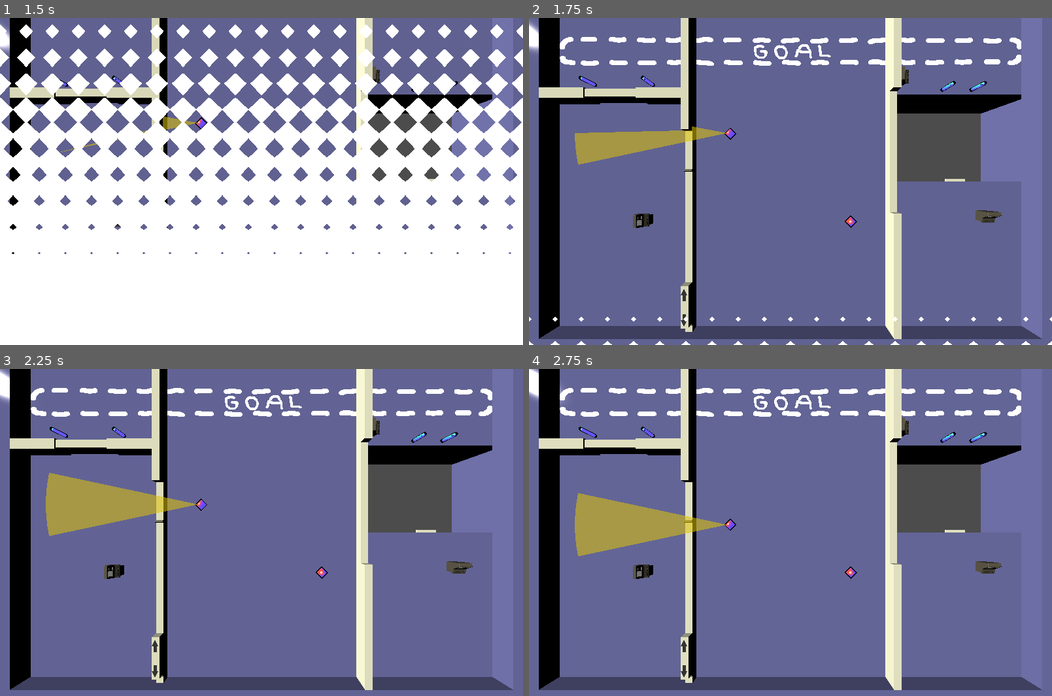
Above: before the commit, frames 1-4 (two rows, left to right).
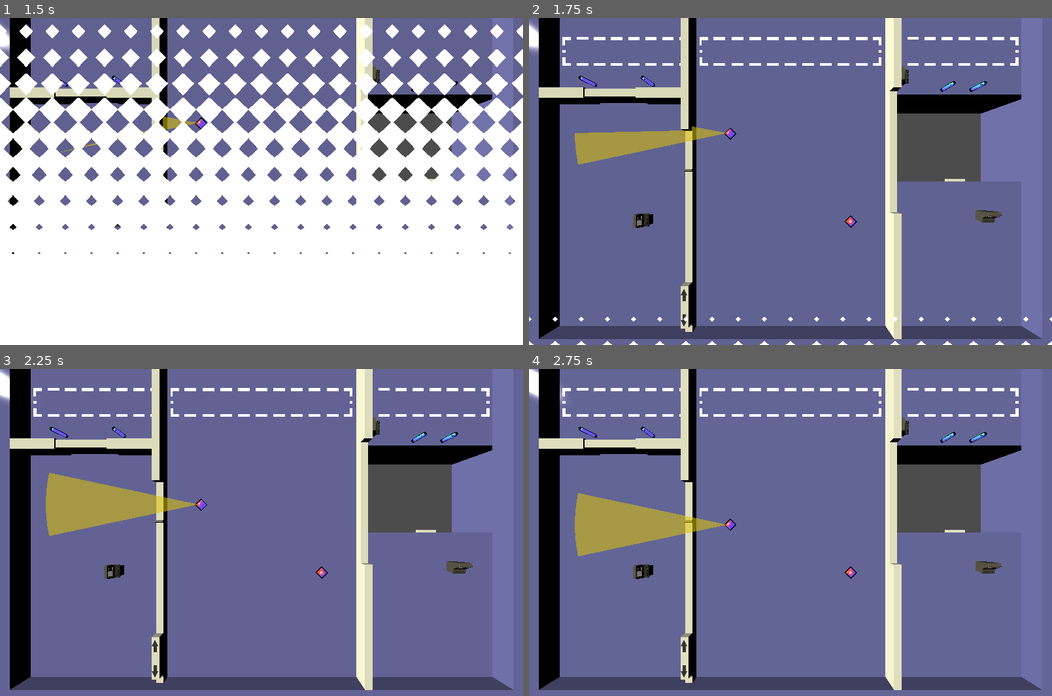
Above: after the commit, the same moments.

Repository: mattiasaksli/sigint
Game: Godot game, scene res://scenes/menus/main_menu.tscn
Same seed, same stepped clock (60 frames per second), same inputs: the game is played once before the commit and once after it.
Inputs:
- Up to frame 1 (1.5 s): click "New Game" at 0.5 s; click "New Game" at 1.25 s
- Up to frame 2 (1.75 s): no input
- Up to frame 3 (2.25 s): tap Enter (ui_accept) at 2 s; hold Up (ui_up) from 2.03 s (still down)
- Up to frame 4 (2.75 s): keep holding Up (ui_up); tap Enter (ui_accept) at 2.27 s

Frame 1 is identical in both runs. In frame 2, 1.9% of the frame differs, in the area x 5-95%, y 5-15%; in frame 3, 1.9%; in frame 4, 1.9%.

Commit message:
Change win area 2D asset

Diff:
--- a/project.godot
+++ b/project.godot
@@ -18,6 +18,11 @@
 "class": "GameManager",
 "language": "GDScript",
 "path": "res://scripts/game_manager.gd"
+}, {
+"base": "",
+"class": "GitAPI",
+"language": "NativeScript",
+"path": "res://git_api.gdns"
 }, {
 "base": "Reference",
 "class": "LevelLoader",
@@ -47,6 +52,7 @@
 _global_script_class_icons={
 "CameraGuard": "",
 "GameManager": "",
+"GitAPI": "",
 "LevelLoader": "",
 "PauseMenu": "",
 "Player": "",
@@ -84,7 +90,7 @@
 
 [gdnative]
 
-singletons=[  ]
+singletons=[ "res://git_api.gdnlib" ]
 
 [input]
 
--- a/scenes/level_misc/win_area/goal_bar.tscn
+++ b/scenes/level_misc/win_area/goal_bar.tscn
@@ -1,18 +1,18 @@
 [gd_scene load_steps=4 format=2]
 
-[ext_resource path="res://ui/icons/goal.png" type="Texture" id=1]
+[ext_resource path="res://ui/icons/goal_area_progress.png" type="Texture" id=1]
 [ext_resource path="res://scripts/goal_bar_fill.gd" type="Script" id=2]
-[ext_resource path="res://ui/icons/goal_finished.png" type="Texture" id=3]
+[ext_resource path="res://ui/icons/goal_area.png" type="Texture" id=4]
 
 [node name="GoalBar" type="Sprite3D"]
 transform = Transform( 1, 0, 0, 0, 1, 0, 0, 0, 1, 0, 0, -1.49 )
-pixel_size = 0.125
+pixel_size = 0.074
 double_sided = false
-texture = ExtResource( 1 )
+texture = ExtResource( 4 )
 script = ExtResource( 2 )
 
 [node name="Viewport" type="Viewport" parent="."]
-size = Vector2( 768, 48 )
+size = Vector2( 1280, 80 )
 transparent_bg = true
 handle_input_locally = false
 usage = 0
@@ -22,10 +22,10 @@
 [node name="GoalProgressBar" type="TextureProgress" parent="Viewport"]
 anchor_right = 0.6
 anchor_bottom = 0.06
-margin_right = -728.0
-margin_bottom = -8.0
-texture_under = ExtResource( 1 )
-texture_progress = ExtResource( 3 )
+margin_right = 819.2
+margin_bottom = 77.12
+texture_under = ExtResource( 4 )
+texture_progress = ExtResource( 1 )
 __meta__ = {
 "_edit_use_anchors_": false
 }
--- a/scenes/levels/level2.tscn
+++ b/scenes/levels/level2.tscn
@@ -101,7 +101,6 @@
 transform = Transform( 1, 0, 0, 0, 1, 0, 0, 0, 1, 19, 0, -0.5 )
 
 [node name="Wall" parent="MiddleRoom/RightDivider" instance=ExtResource( 7 )]
-transform = Transform( 1, 0, 0, 0, 1, 0, 0, 0, 1, 0, -7.321, 1 )
 
 [node name="Wall2" parent="MiddleRoom/RightDivider" instance=ExtResource( 7 )]
 transform = Transform( 1, 0, 0, 0, 2, 0, 0, 0, 1, 0, 24, 1 )
--- a/scenes/levels/level4.tscn
+++ b/scenes/levels/level4.tscn
@@ -109,7 +109,6 @@
 retract_duration = 1.7
 starting_delay = 0.3
 before_retract_start_delay = 0.45
-before_extend_start_delay = 0.5
 
 [node name="OuterWalls" parent="." instance=ExtResource( 5 )]
 
--- a/scripts/tutorial/tutorial_script.gd
+++ b/scripts/tutorial/tutorial_script.gd
@@ -41,7 +41,7 @@
 
 	_player_interacted_with_computer = true
 
-	_tutorial_content.bbcode_text = """[center] The door opened, move into the goal area.
+	_tutorial_content.bbcode_text = """[center] The door opened, move into the marked area.
 
 	But watch out! Those guards are looking for you.
 
Not shown: 10 places in scenes/levels/level1.tscn that only renumber resources
Binary file removed: ui/icons/goal.png
Binary file added: ui/icons/goal_area.png
Not shown, changed: ui/icons/goal_area.png.import
Binary file added: ui/icons/goal_area_progress.png
Not shown, changed: ui/icons/goal_area_progress.png.import
Binary file removed: ui/icons/goal_finished.png
